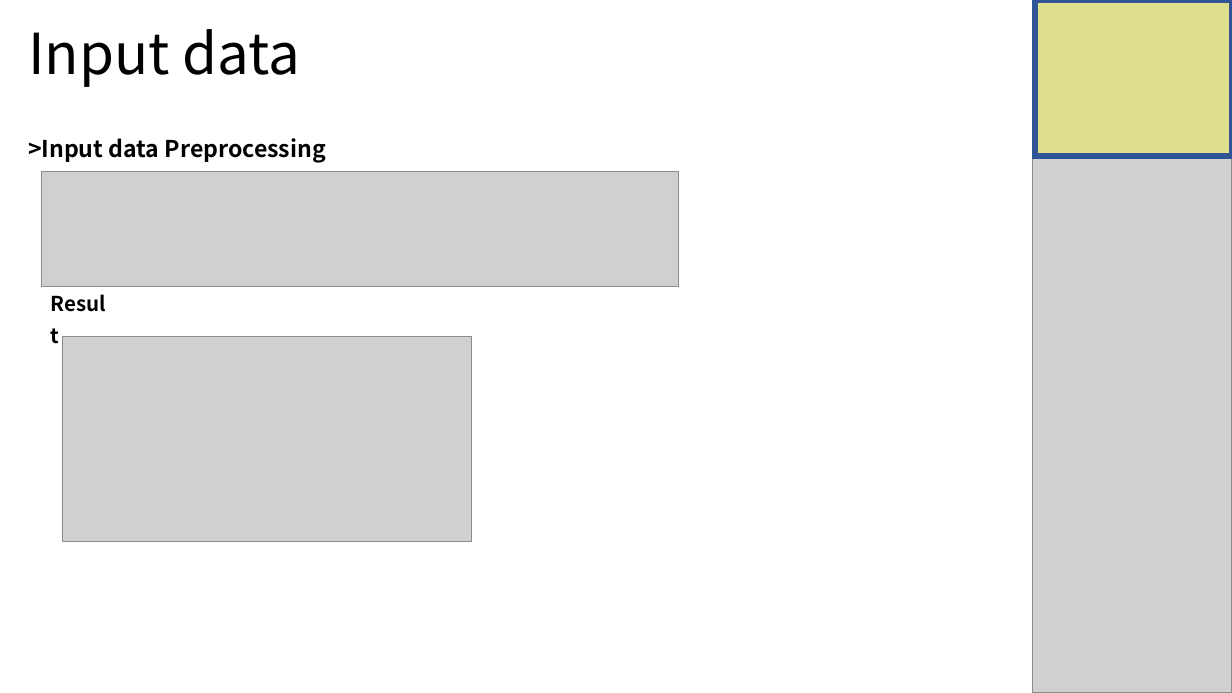
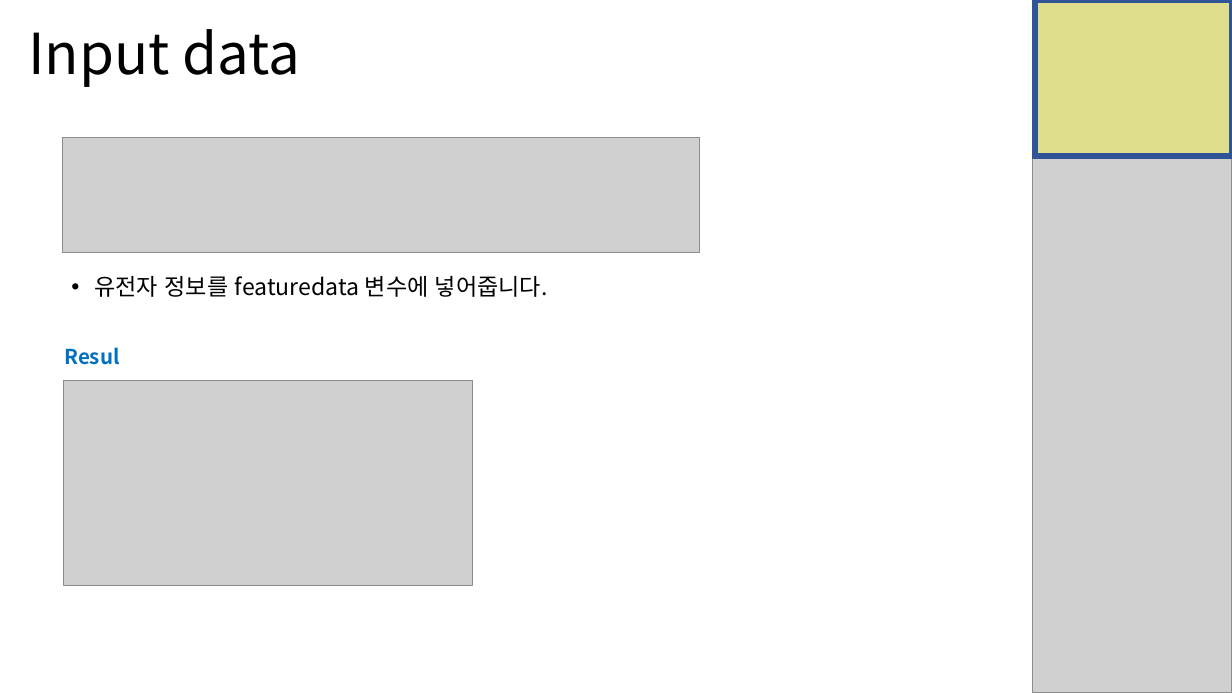
Before and after one commit to Khreat0205/Education_BulkRNAseq, a slide deck: slide 12 of Presentation/2. DESeq2 (수정).pptx (slide 11 before the commit). Drawn at 1232x693 pixels with LibreOffice and Linux fonts; fonts in the diff are those of the drawing; grey boxes stand for pictures. Boxes give left, top, right and bottom in pixels: in the first picture for what was removed or moved away, otherwise in the second. Text is boxed around its words. In the diff, an @@ line names an element or a change of style, - is before the commit and + after.

```diff
--- a/Presentation/2. DESeq2 (수정).pptx
+++ b/Presentation/2. DESeq2 (수정).pptx
@@ picture: place and size @@
-picture at bbox=[42, 171, 678, 286]
+picture at bbox=[62, 138, 699, 252]
@@ text at bbox=[94, 276, 548, 297]: text changed; bold off @@
->Input data Preprocessing
+• 유전자 정보를 featuredata 변수에 넣어줍니다.
@@ text "Result": place and size @@
-text "Result" at bbox=[42, 279, 120, 317]
+text "Result" at bbox=[55, 333, 134, 371]
@@ text "Result" at bbox=[55, 333, 134, 371]: text colour #000000 to #0070C0 @@
@@ picture: place and size @@
-picture at bbox=[62, 336, 471, 542]
+picture at bbox=[64, 380, 473, 585]
```
Also in this commit, not shown: 22 other slides changed, 21 slides added, 24 slides removed, 1 other file.
